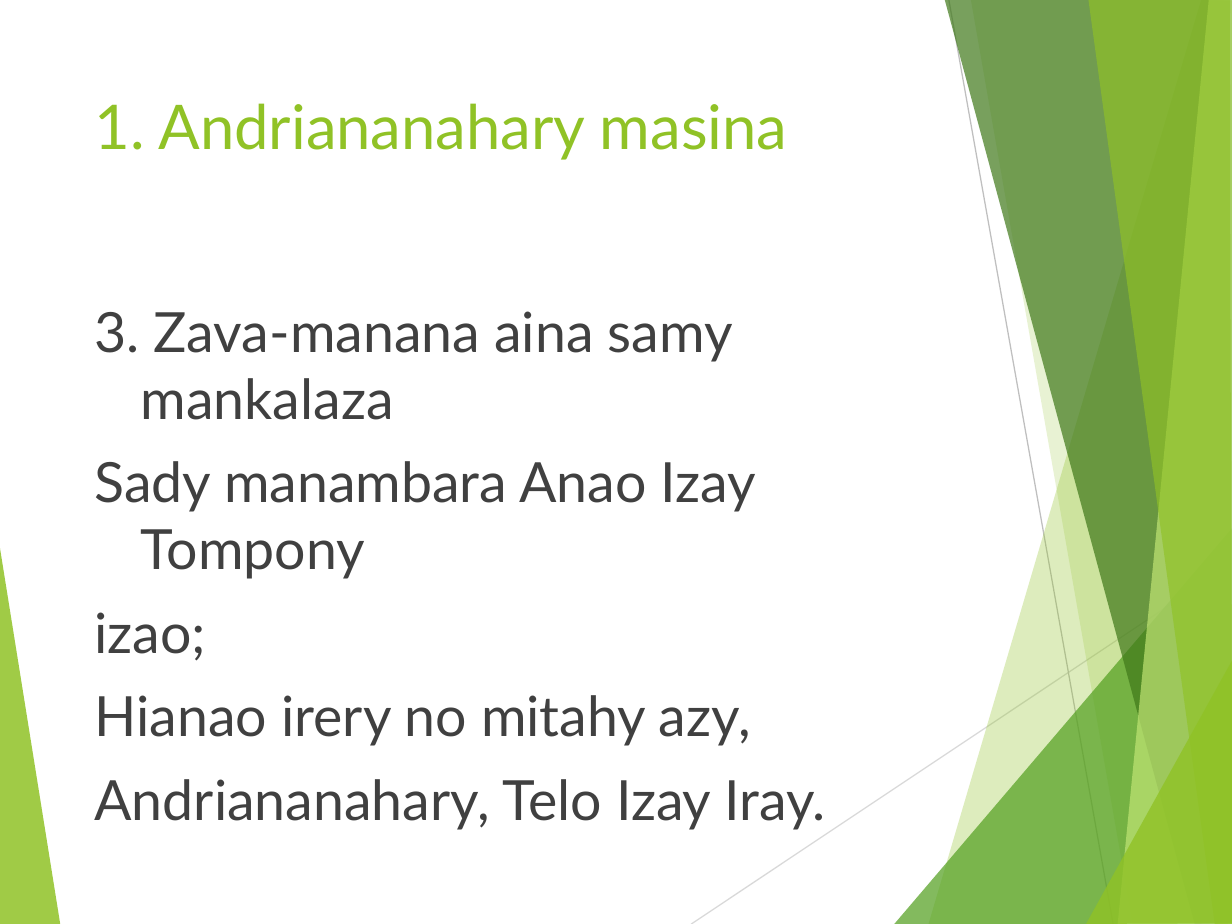
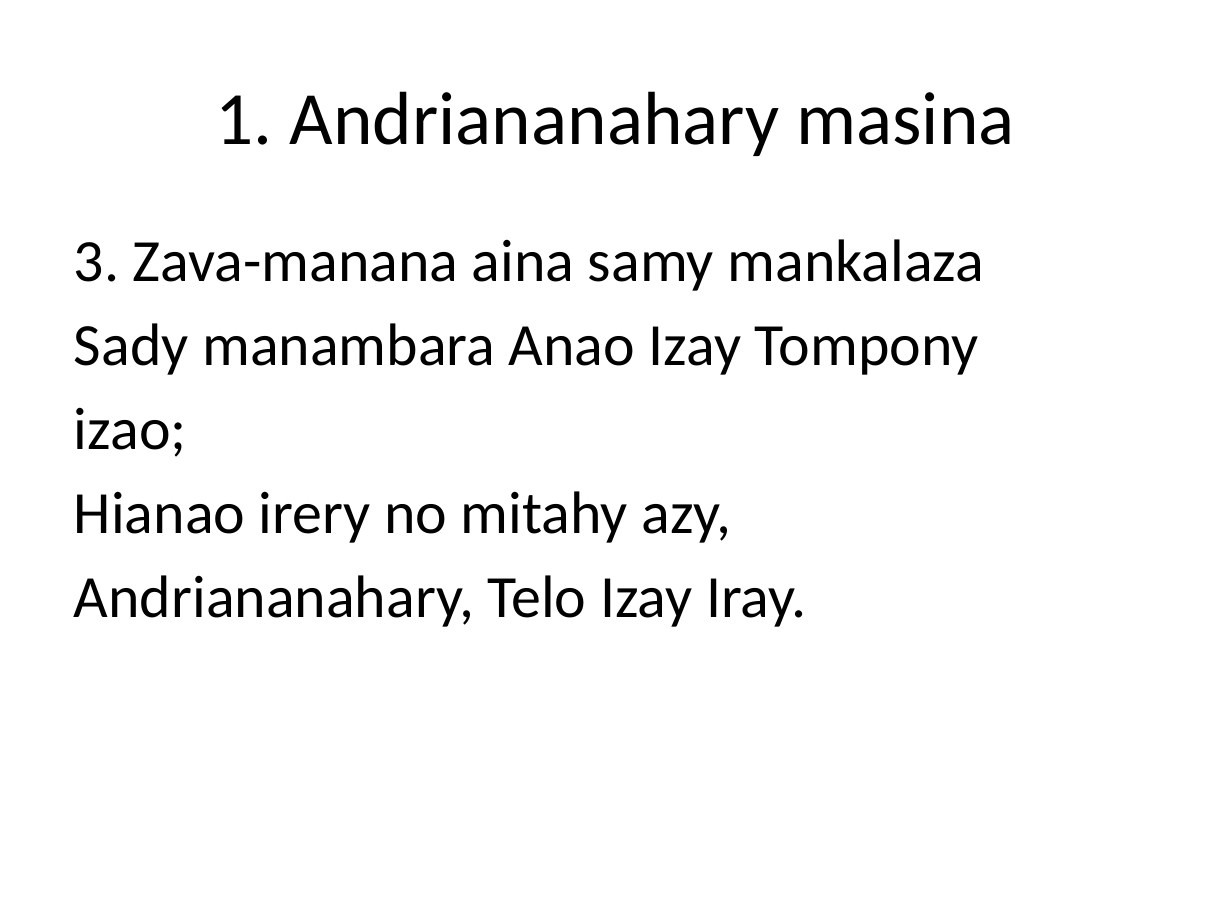
Before and after one commit to jojoX94/Powerpoint-cli--Python, a slide deck: slide 4 of chants.pptx (slide 13 before the commit). Drawn at 1232x924 pixels with LibreOffice and Linux fonts; fonts in the diff are those of the drawing; background and template pictures are left out. Boxes give left, top, right and bottom in pixels: in the first picture for what was removed or moved away, otherwise in the second. Text is boxed around its words. In the diff, an @@ line names an element or a change of style, - is before the commit and + after.

```diff
--- a/chants.pptx
+++ b/chants.pptx
@@ title "1. Andriananahary masina": place and size @@
-title "1. Andriananahary masina" at box(94, 103, 788, 160)
+title "1. Andriananahary masina" at box(216, 91, 1014, 156)
@@ title "1. Andriananahary masina" at box(216, 91, 1014, 156): size 36 to 44 pt, font Lato to Calibri, text colour #90C226 to #000000; alignment left to centre; vertical alignment top to middle @@
@@ text "3. Zava-manana aina samy mankalaza": place and size @@
-text "3. Zava-manana aina samy mankalaza" at box(94, 311, 825, 830)
+text "3. Zava-manana aina samy mankalaza" at box(74, 239, 985, 627)
@@ text "3. Zava-manana aina samy mankalaza" at box(74, 239, 985, 627): size 32.4 to 35 pt, font Lato to Calibri, text colour #404040 to #000000; less space between paragraphs @@
@@ group removed at box(0, 0, 1232, 924): 8 freeform shapes, 2 lines @@
```
Also in this commit, not shown: 13 other slides changed, 23 slides removed, 2 other files.
